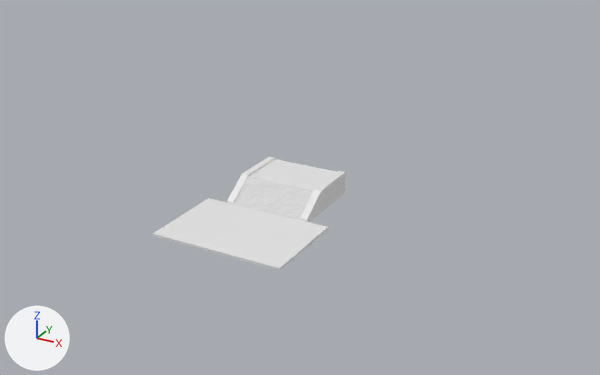
Two versions of the Blender file resources/blends/townhall1.blend, one commit apart.
Before and after are seen from a camera (50 mm lens) standing at (50.8, -72.2, 46.4) and looking at (-0.3, 20.6, 0.0). Arrows for +X, +Y and +Z are at lower left; the lights stay in place.

The first picture shows 'townhall1'.
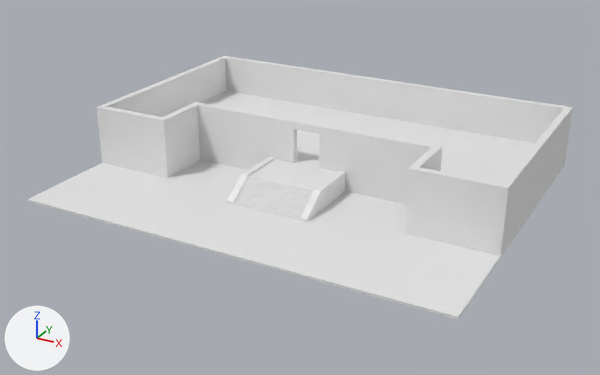
Pixel boxes [x1, y1, x2, y2] of what changed, in the pictures (600 x 375 px):
'townhall1', reshaped (183% wider, 132% taller)
    before: [153, 157, 345, 270]
    after: [27, 56, 573, 319]
part 1 of me_cube_003, added
    after: [412, 167, 502, 254]
part 2 of me_cube_003, added
    after: [492, 106, 573, 257]
part 3 of me_cube_003, added
    after: [226, 57, 565, 143]
part 4 of me_cube_003, added
    after: [102, 106, 162, 177]
part 5 of me_cube_003, added
    after: [97, 56, 229, 164]
part 6 of me_cube_003, added
    after: [158, 102, 442, 235]
part 7 of me_cube_003, added
    after: [27, 160, 501, 319]
part 8 of me_cube_003, added
    after: [202, 91, 535, 183]

The edits, one by one:
me_cube_003 is used by ob_townhall1; location (-0.2, 5.9, 0.4).
me_cube_003 had 132 vertices, 98 faces and spanned x -8.8..9.2, y -6.9..16.0, z -0.4..2.7.
me_cube_003 now has 242 vertices, 174 faces and spans x -29.8..30.2, y -6.9..41.0, z -0.4..8.5.
me_cube_003 part 1: a new loose piece, a box spanning x 19.2..29.2, y 8.0..9.0, z -0.4..8.5.
me_cube_003 part 2: a new loose piece, a box spanning x 29.2..30.2, y 8.0..41.0, z -0.4..8.5.
me_cube_003 part 3: a new loose piece, a box spanning x -28.8..29.2, y 40.0..41.0, z -0.4..8.5.
me_cube_003 part 4: a new loose piece, a box spanning x -28.8..-18.8, y 8.0..9.0, z -0.4..8.5.
me_cube_003 part 5: a new loose piece, a box spanning x -29.8..-28.8, y 8.0..41.0, z -0.4..8.5.
me_cube_003 part 6: a new loose piece of 38 vertices spanning x -18.8..19.2, y 8.0..17.0, z -0.4..8.5.
me_cube_003 part 7: a new loose piece of 24 vertices spanning x -29.8..30.2, y -6.9..16.0, z -0.4..-0.1.
me_cube_003 part 8: a new loose piece of 16 vertices spanning x -28.8..29.2, y 9.0..40.0, z 1.5..2.5.
